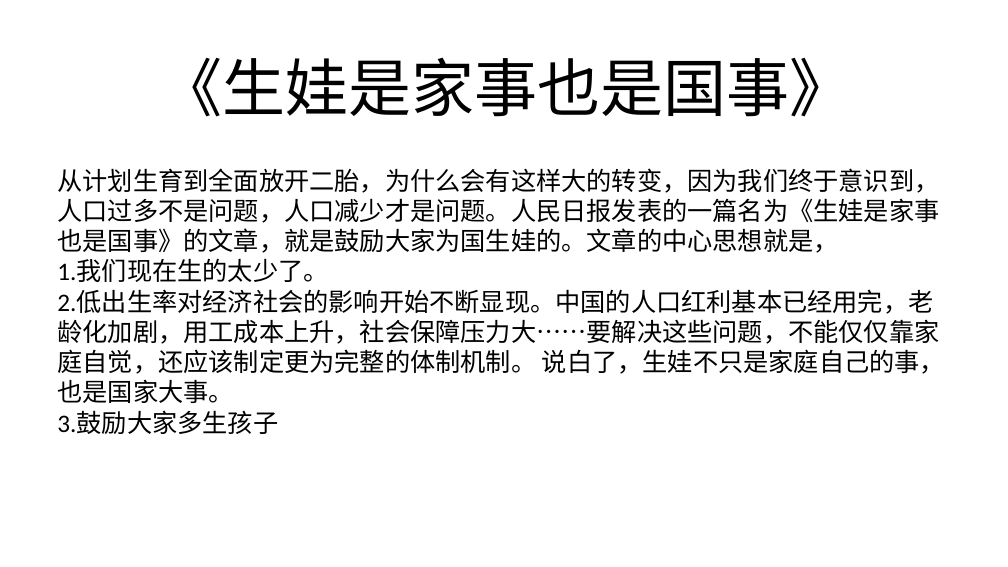
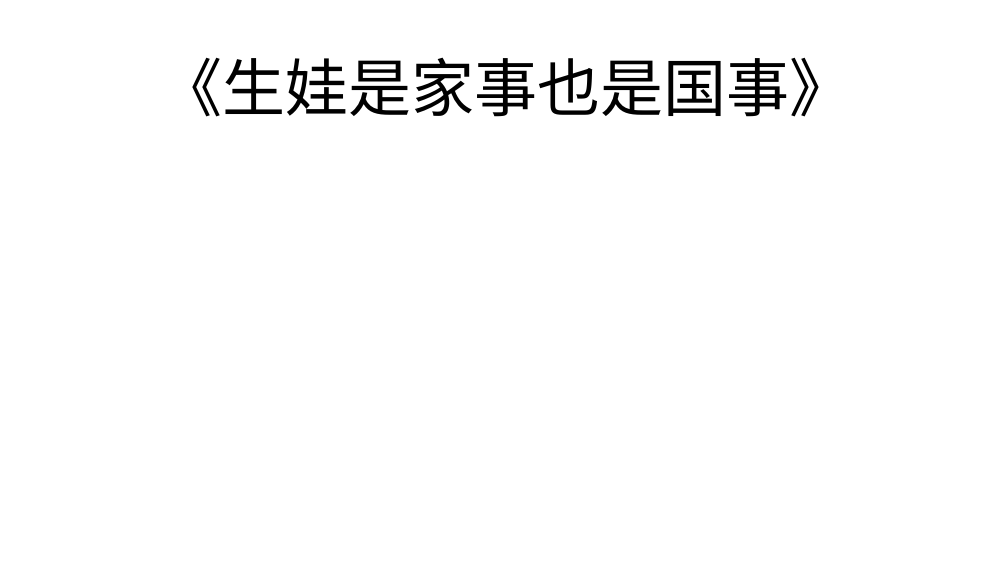
Before and after one commit to FredJiangFei/freetalk, a slide deck: slide 6 of 生娃是国家大事/sw - Copy.pptx. Drawn at 1008x567 pixels with LibreOffice and Linux fonts; fonts in the diff are those of the drawing. Boxes give left, top, right and bottom in pixels: in the first picture for what was removed or moved away, otherwise in the second. Text is boxed around its words. In the diff, an @@ line names an element or a change of style, - is before the commit and + after.

```diff
--- a/生娃是国家大事/sw - Copy.pptx
+++ b/生娃是国家大事/sw - Copy.pptx
@@ text removed at box(57, 168, 945, 434) @@
-从计划生育到全面放开二胎，为什么会有这样大的转变，因为我们终于意识到，人口过多不是问题，人口减少才是问题。人民日报发表的一篇名为《生娃是家事也是国事》的文章，就是鼓励大家为国生娃的。文章的中心思想就是，
-1.我们现在生的太少了。
-2.低出生率对经济社会的影响开始不断显现。中国的人口红利基本已经用完，老龄化加剧，用工成本上升，社会保障压力大……要解决这些问题，不能仅仅靠家庭自觉，还应该制定更为完整的体制机制。 说白了，生娃不只是家庭自己的事，也是国家大事。
-3.鼓励大家多生孩子
```
Also in this commit, not shown: 4 other slides changed, 1 slide added, 2 slides removed, 2 other files.
